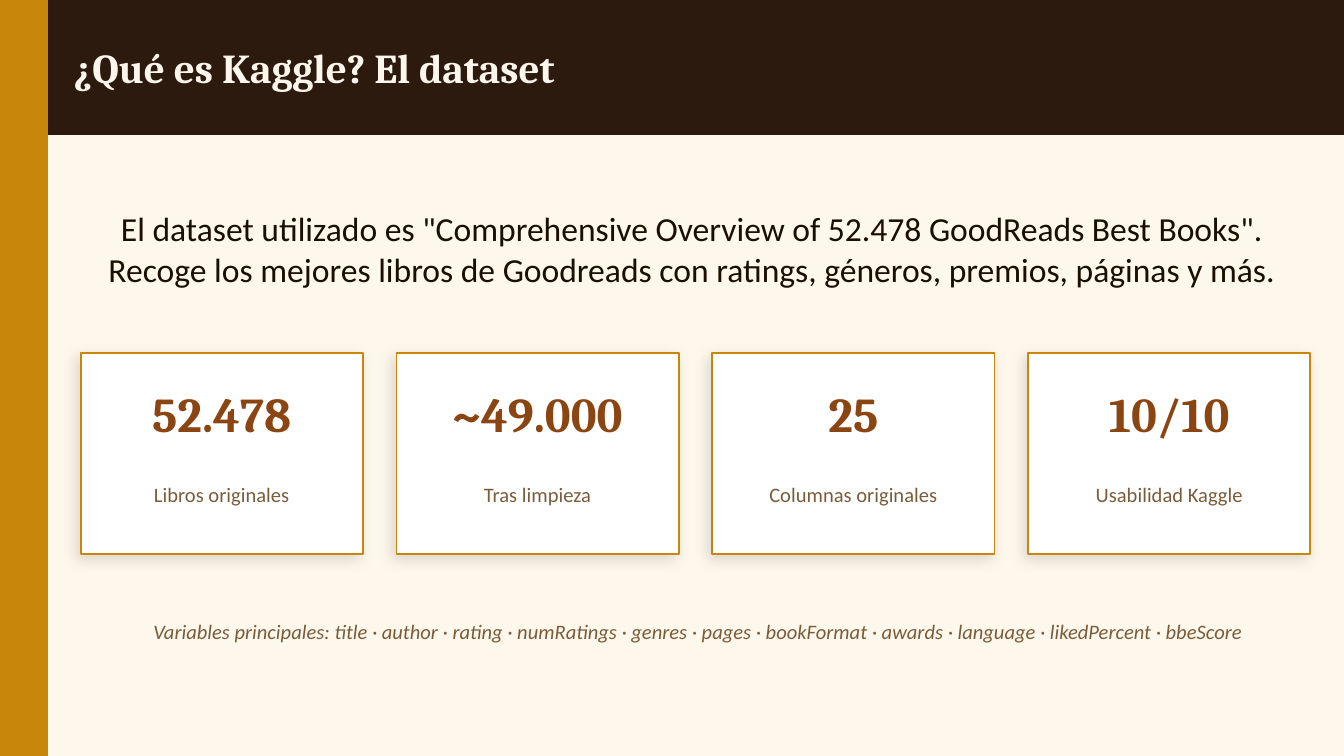
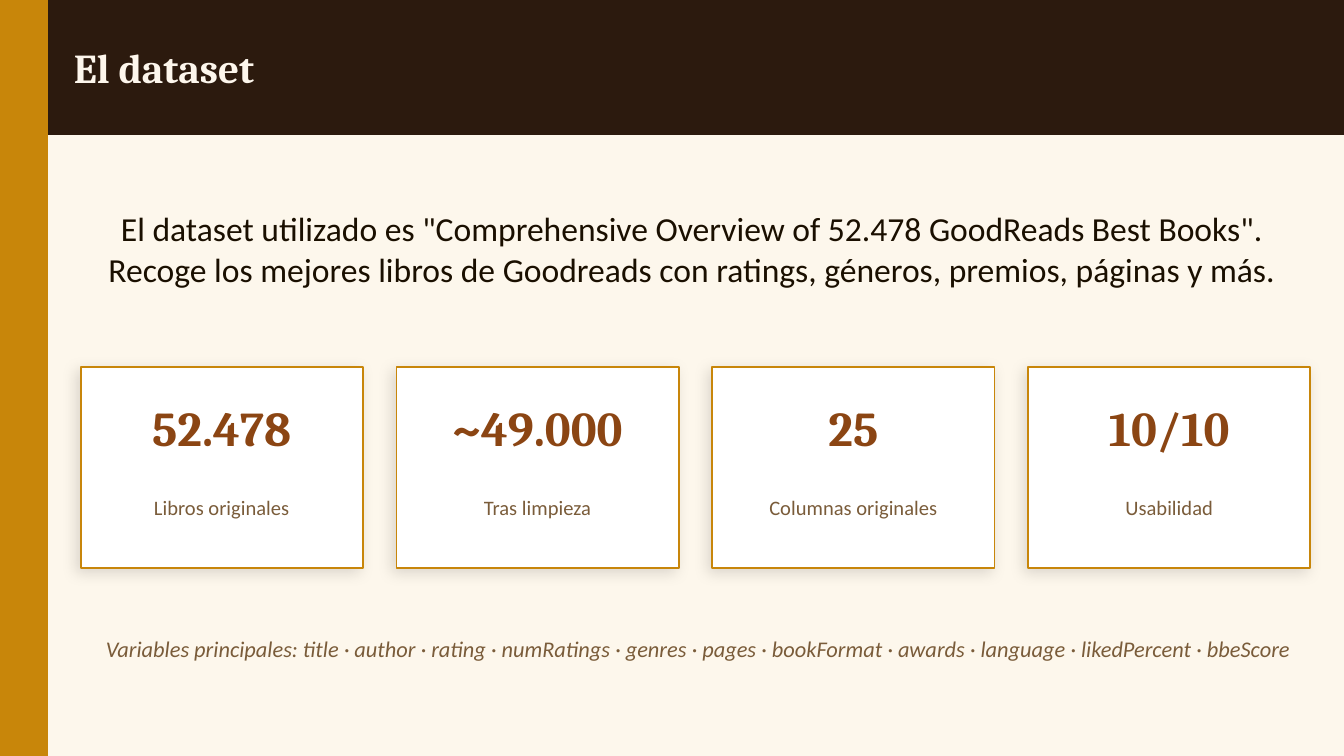
Before and after one commit to fgoiri/EDA-GoodReads-Books, a slide deck: slide 3 of Presentacion/EDA_Goodreads.pptx. Drawn at 1344x756 pixels with LibreOffice and Linux fonts; fonts in the diff are those of the drawing. Boxes give left, top, right and bottom in pixels: in the first picture for what was removed or moved away, otherwise in the second. Text is boxed around its words. In the diff, an @@ line names an element or a change of style, - is before the commit and + after.

Commit message:
last changes

```diff
--- a/Presentacion/EDA_Goodreads.pptx
+++ b/Presentacion/EDA_Goodreads.pptx
@@ text at (74, 54, 255, 84): text changed @@
-¿Qué es Kaggle? El dataset
+El dataset
@@ 8 texts, 4 rectangles: place and size @@
-8 texts, 4 rectangles at (81, 352, 1310, 643)
+8 texts, 4 rectangles at (81, 367, 1310, 661)
@@ text at (1125, 500, 1212, 515): text changed @@
-Usabilidad Kaggle
+Usabilidad
@@ text "Variables principales: title · author ..." at (106, 641, 1290, 661): size 11 to 12 pt @@
```
Also in this commit, not shown: 2 other slides changed.
